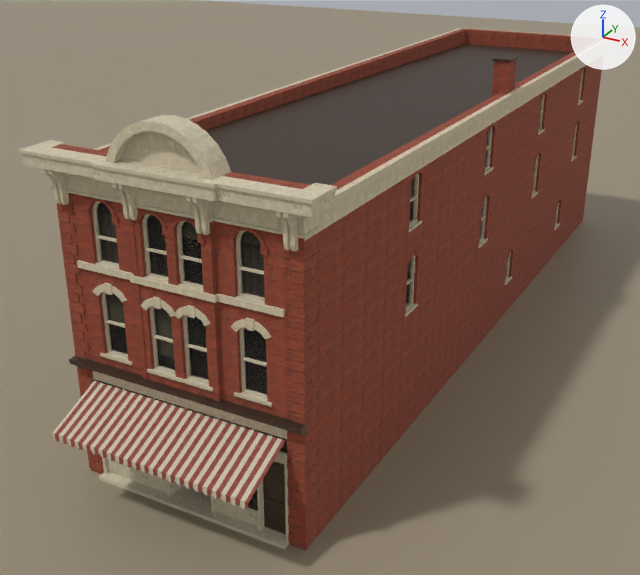
An edit to the Blender file assets/models/source/nevius_store.blend, drawn before and after from the same camera.
Camera for both pictures: a 50 mm lens placed at (14.1, -17.5, 17.0), pointed at (-2.2, 12.1, 2.2). The lights are fixed; the arrows at upper right show +X, +Y and +Z. The first picture is the older version.

The first picture shows 'NV_Ground', 'NeviusStore'.
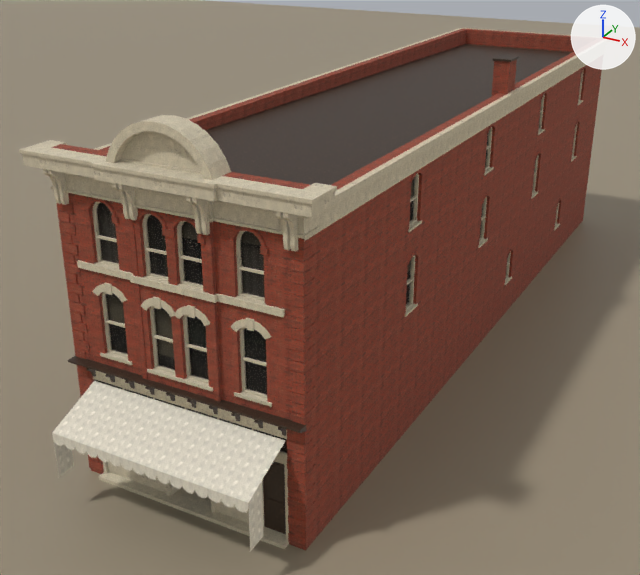
Boxes [x1, y1, x2, y2] around the edits, measured in the pictures (640 x 575 px):
'NeviusStore', surface changed, reshaped: before [19, 28, 610, 550]; after [19, 28, 610, 552]
part 1 of me_neviusstore, built on: before [52, 425, 306, 509]; after [52, 368, 306, 552]
part 2 of me_neviusstore, surface changed: before [69, 358, 301, 502]; after [68, 358, 300, 480]

What changed in the scene script:
```text
Add img_awning_canvas_jpg:
    img_awning_canvas_jpg = load_image('awning_canvas.jpg', '../../textures/nevius-store/awning_canvas.jpg', 1024, 1024, 'sRGB')
Change mat_nvr_awning:
    where n3 = _N.new('ShaderNodeTexImage'); n3.name = 'Image Texture'
    n3.image: img_awning_stripes_jpg -> img_awning_canvas_jpg
Change me_neviusstore:
    used by ob_neviusstore; location = (0.0, 0.0, 0.0)
    remove me_neviusstore.from_pydata(...)  # 5090 vertices, 2937 faces; spans x -4.6..4.6, y -1.9..32.3, z -0.2..11.9
    add me_neviusstore.from_pydata(...)  # 5990 vertices, 3101 faces; spans x -4.6..4.6, y -1.9..32.3, z -0.2..11.9
    me_neviusstore part 1: 53 vertices moved from x -4.1..4.1, y -1.9..0.0, z 2.5..4.0 to x -4.1..4.1, y -1.9..0.0, z 2.4..4.1; 102 vertices removed from x -4.1..4.1, y -1.9..0.0, z 2.5..3.9; 1002 vertices added at x -4.1..4.1, y -1.9..0.0, z 1.1..4.1
    me_neviusstore part 2: 12 kept faces spanning x -4.1..4.1, y -1.9..0.0, z 2.7..4.2 get new texture (UV) coordinates
```
